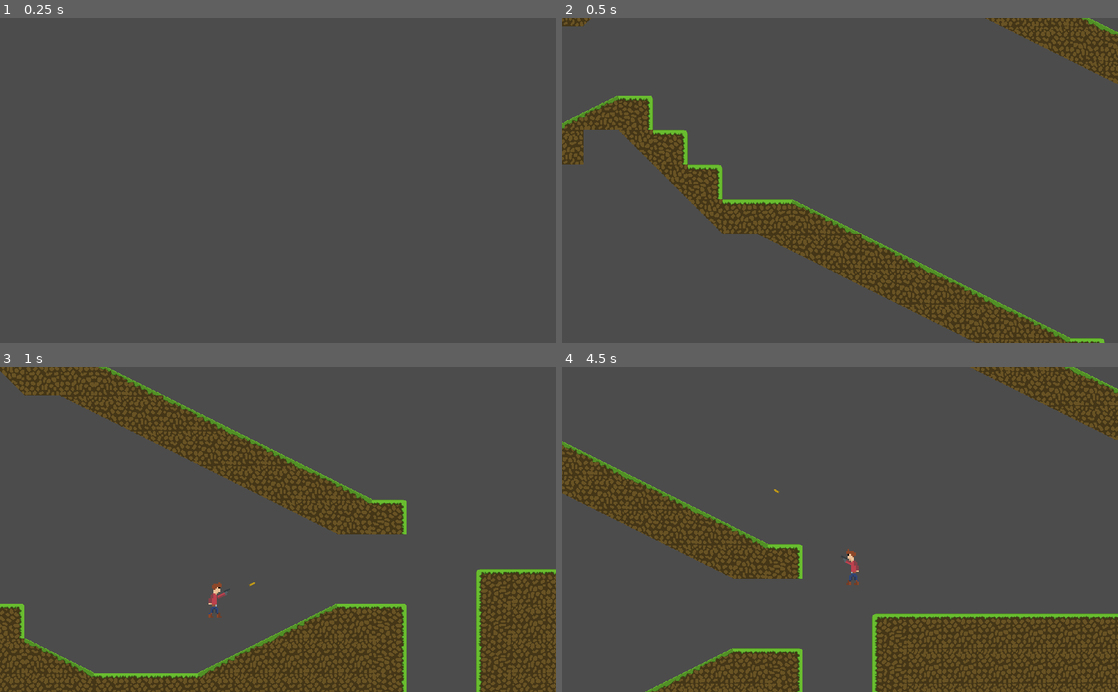
Above: before the commit, frames 1-4 (two rows, left to right).
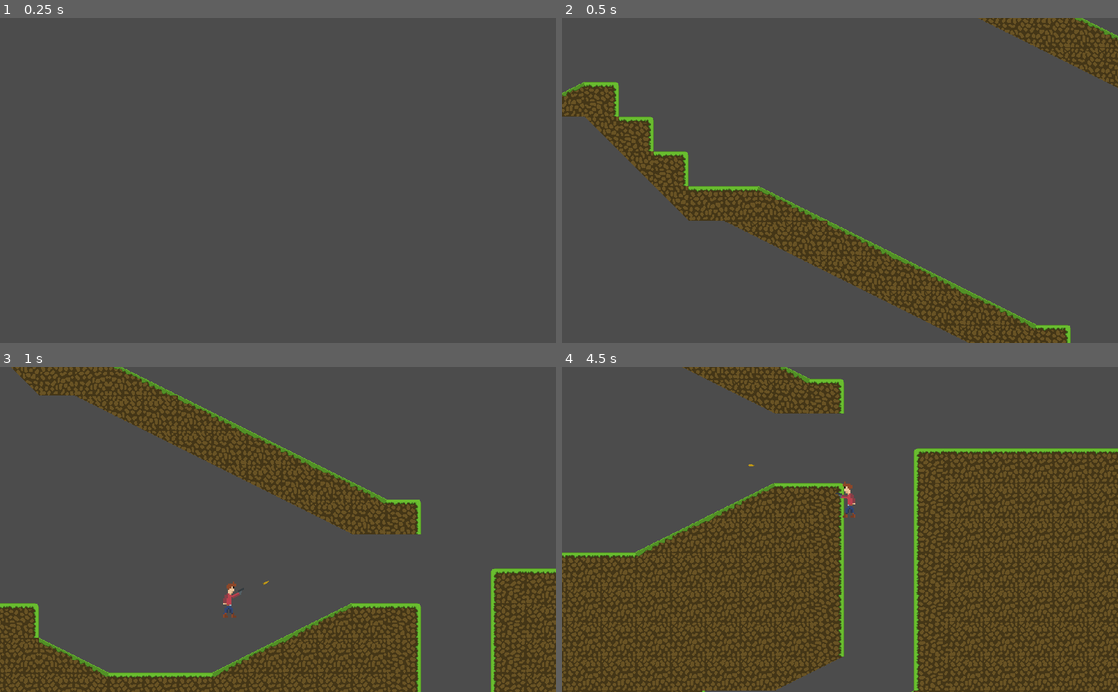
Above: after the commit, the same moments.

Repository: Thebarda/my-first-shooter
Game: Godot game, scene res://scenes/Main.tscn
Same seed, same stepped clock (60 frames per second), same inputs: the game is played once before the commit and once after it.
Inputs (mouse positions are in pixels of both pictures, inside the frame that each line leads up to):
- Up to frame 1 (0.25 s): no input
- Up to frame 2 (0.5 s): no input
- Up to frame 3 (1 s): move the mouse to (400, 513) at 0.52 s; press the mouse at (400, 513) at 0.53 s; hold D (move_right) from 0.53 s (still down); tap Space (jump) at 0.77 s
- Up to frame 4 (4.5 s): move the mouse to (728, 545) at 1.27 s; release the mouse at (728, 545) at 1.28 s; click (728, 545) at 1.35 s; tap Space (jump) at 1.52, 3.02, 3.77 s; move the mouse to (895, 458) at 2.02 s; release D (move_right) at 2.03 s; press the mouse at (895, 458) at 2.03 s; hold Q (move_left) 2.03-2.78 s; move the mouse to (812, 594) at 2.77 s; release the mouse at (812, 594) at 2.78 s; hold D (move_right) 2.78-4.28 s; click (812, 594) at 2.85 s; move the mouse to (1006, 578) at 3.52 s; press the mouse at (1006, 578) at 3.53 s; move the mouse to (673, 480) at 4.27 s; release the mouse at (673, 480) at 4.28 s; hold Q (move_left) from 4.28 s (still down); click (673, 480) at 4.35 s

Frame 1 is identical in both runs. In frame 2, 13% of the frame differs, in the area x 0-100%, y 0-100%; in frame 3, 19%; in frame 4, 59%.

Commit message:
Improve camera pivot position

Diff:
--- a/scenes/Player.tscn
+++ b/scenes/Player.tscn
@@ -33,7 +33,7 @@
 } ]
 
 [node name="Player" type="KinematicBody2D"]
-position = Vector2( 8.43009, -57.2875 )
+position = Vector2( 7.35462, -51.9102 )
 script = ExtResource( 1 )
 __meta__ = {
 "_edit_group_": true
@@ -46,11 +46,10 @@
 [node name="JustAiredTimer" type="Timer" parent="."]
 
 [node name="Pivot" type="Position2D" parent="."]
-position = Vector2( 0, -70 )
 script = ExtResource( 2 )
 
 [node name="CameraOffset" type="Position2D" parent="Pivot"]
-position = Vector2( 200, 0 )
+position = Vector2( 200, -80 )
 
 [node name="Camera" type="Camera2D" parent="Pivot/CameraOffset"]
 current = true
